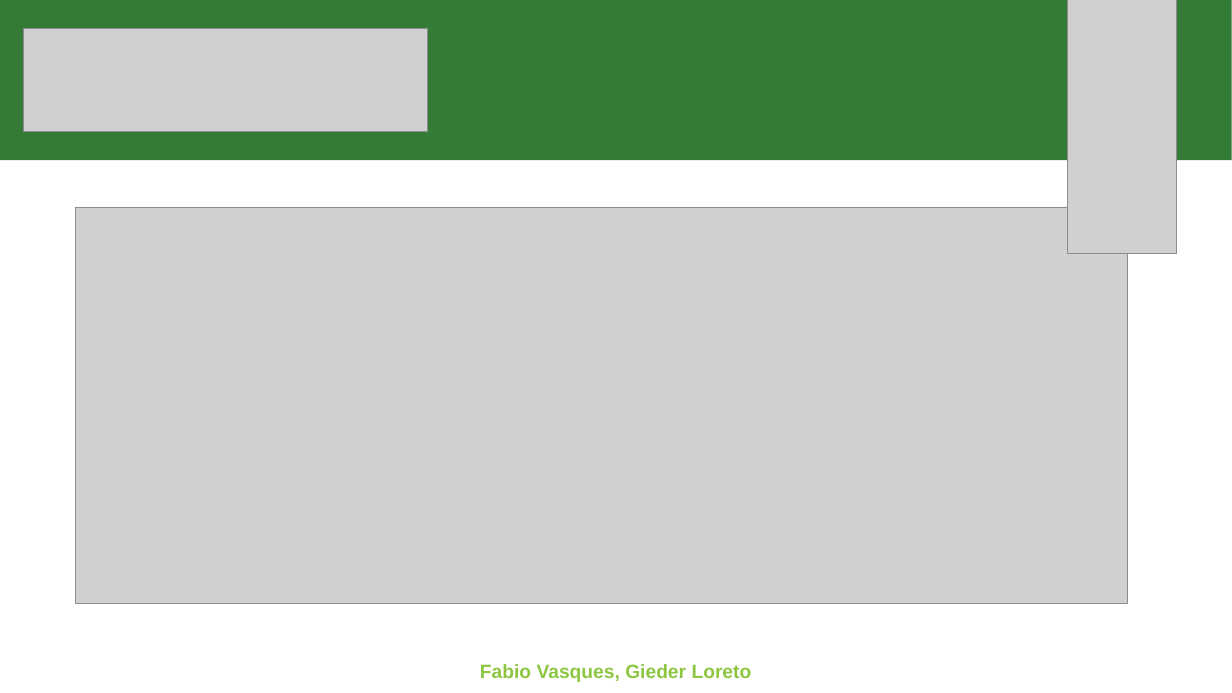
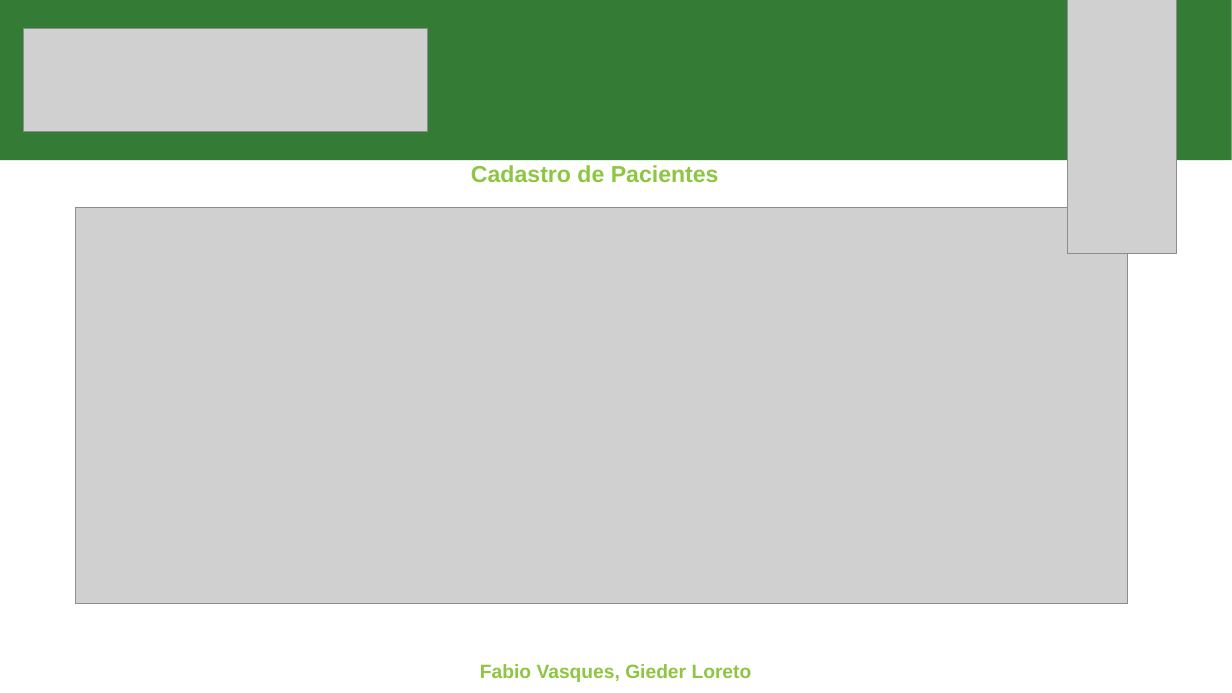
Before and after one commit to fabioportovasques/projeto-sus, a slide deck: slide 6 of terceira entrega/terceira entrega.pptx. Drawn at 1232x693 pixels with LibreOffice and Linux fonts; fonts in the diff are those of the drawing; grey boxes stand for pictures. Boxes give left, top, right and bottom in pixels: in the first picture for what was removed or moved away, otherwise in the second. Text is boxed around its words. In the diff, an @@ line names an element or a change of style, - is before the commit and + after.

```diff
--- a/terceira entrega/terceira entrega.pptx
+++ b/terceira entrega/terceira entrega.pptx
@@ text added at <box>471,165,719,182</box>, 18 pt, text #8DC641, bold @@
+Cadastro de Pacientes
```
Also in this commit, not shown: 5 other slides changed, 2 other files.
